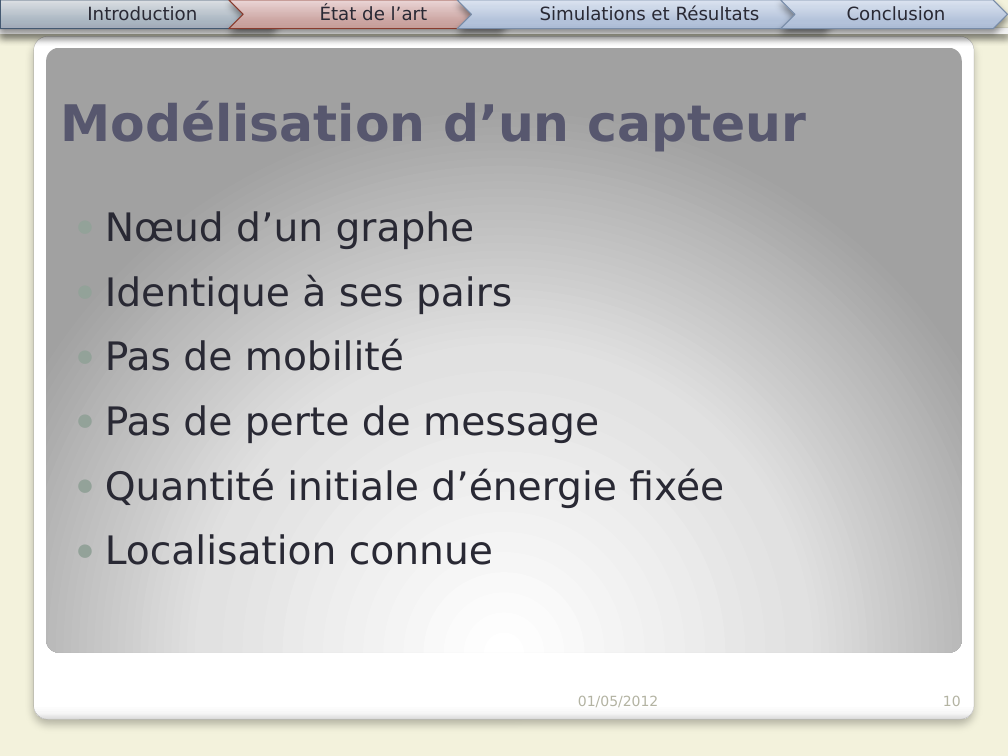
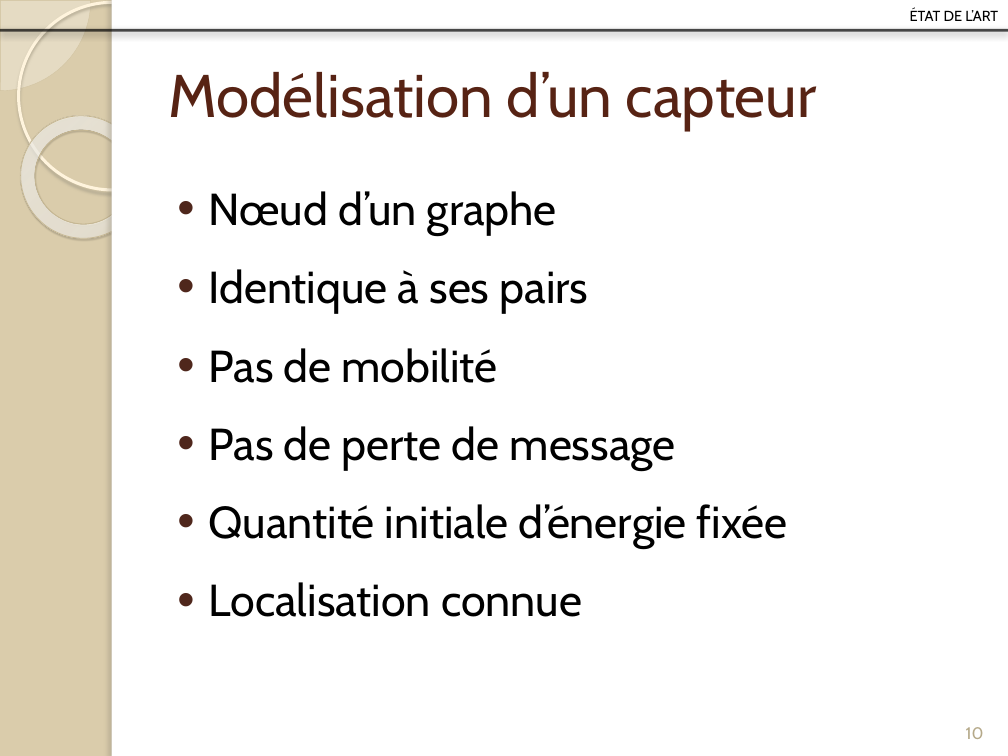
Before and after one commit to Patre/Energy-saving-in-sensors--networks, a slide deck: slide 10 of Redaction/Presentation/pres.pptx. Drawn at 1008x756 pixels with LibreOffice and Linux fonts; fonts in the diff are those of the drawing. Boxes give left, top, right and bottom in pixels: in the first picture for what was removed or moved away, otherwise in the second. Text is boxed around its words. In the diff, an @@ line names an element or a change of style, - is before the commit and + after.

```diff
--- a/Redaction/Presentation/pres.pptx
+++ b/Redaction/Presentation/pres.pptx
@@ background #F3F2DC to #DACCAB @@
@@ pie slice (boxed as its full ellipse) added at (0, 0, 91, 91), fill #FEFAF4 at 33% opacity, outline #D3C39F 0.25 pt @@
@@ ellipse added at (18, 2, 206, 190), outline #FFF5DE 2.15 pt @@
@@ rectangle added at (112, 0, 1008, 756), fill #FFFFFF @@
@@ rectangle added at (112, 0, 120, 756), fill #FFFFFF @@
@@ group removed at (0, 0, 1008, 31): 3 texts, 3 chevrons, 1 line, 1 pentagon arrow @@
-Introduction
-Simulations et Résultats
-Conclusion
@@ text at (910, 8, 998, 21): text changed; size 13 to 12.9 pt; font DejaVu Sans to Cabin; text colour #292934 to #000000 @@
-État de l’art
+état de l’art
@@ line (0, 30) - (1008, 30): stroke #292934 3.35 pt to #000000 2 pt @@
@@ rounded rectangle removed at (33, 36, 974, 720) @@
@@ rounded rectangle removed at (46, 47, 962, 652) @@
@@ title "Modélisation d’un capteur": place and size @@
-title "Modélisation d’un capteur" at (60, 101, 806, 151)
+title "Modélisation d’un capteur" at (168, 72, 817, 130)
@@ title "Modélisation d’un capteur" at (168, 72, 817, 130): size 36 to 43 pt, font DejaVu Sans to Cabin, text colour #57576E to #572314, bold off; vertical alignment bottom to middle @@
@@ donut added at (0, 91, 169, 263), fill gradient #FFFCF6 to #FFFEFB to #F0D28E, outline #C7B893 0.58 pt @@
@@ text "Nœud d’un graphe": place and size @@
-text "Nœud d’un graphe" at (105, 211, 724, 565)
+text "Nœud d’un graphe" at (209, 191, 788, 617)
@@ text "Nœud d’un graphe" at (209, 191, 788, 617): size 28 to 32 pt, font DejaVu Sans to Cabin, text colour #292934 to #000000; bullet ● to •; more space between paragraphs; bullet colour #93A299 to #4F271C @@
@@ text removed at (578, 696, 658, 707) @@
-01/05/2012
@@ page number: place and size @@
-page number at (943, 696, 961, 706)
+page number at (966, 727, 984, 739)
@@ page number at (966, 727, 984, 739): size 10 to 12 pt, font DejaVu Sans to Cabin, text colour #B4B3A3 to #B6A98A; alignment right to centre @@
```
Also in this commit, not shown: 22 other slides changed, 5 slides added, 15 slides removed, 5 other files.
